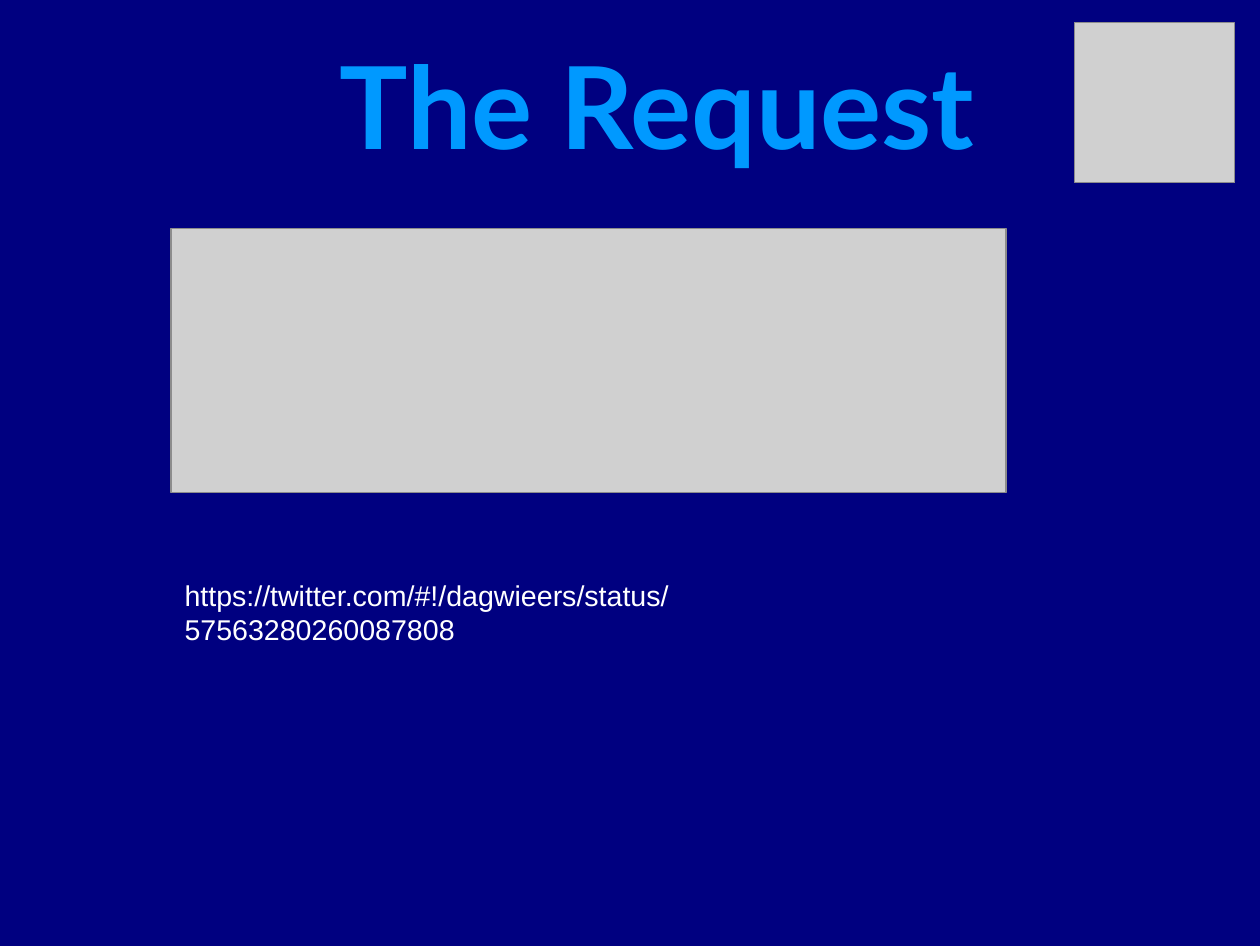
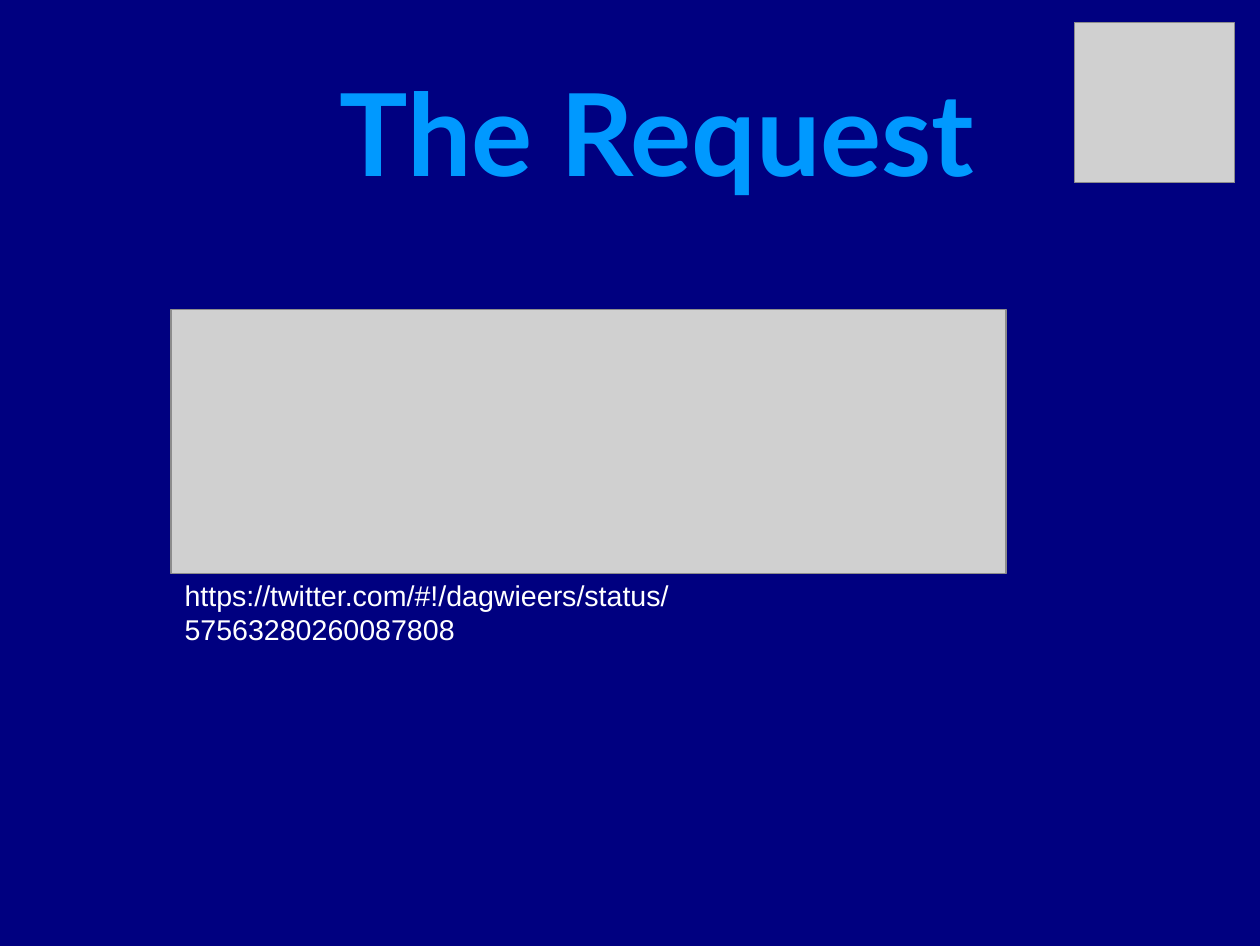
Before and after one commit to gooseproject/main, a slide deck: slide 4 of presentations/rebuilding_enterprise_linux-the_community_way.odp. Drawn at 1260x946 pixels with LibreOffice and Linux fonts; fonts in the diff are those of the drawing; grey boxes stand for pictures. Boxes give left, top, right and bottom in pixels: in the first picture for what was removed or moved away, otherwise in the second. Text is boxed around its words. In the diff, an @@ line names an element or a change of style, - is before the commit and + after.

```diff
--- a/presentations/rebuilding_enterprise_linux-the_community_way.odp
+++ b/presentations/rebuilding_enterprise_linux-the_community_way.odp
@@ text "The Request": place and size @@
-text "The Request" at (340,64,975,168)
+text "The Request" at (340,91,975,195)
@@ picture: place and size @@
-picture at (172,229,1006,492)
+picture at (172,310,1006,573)
```
Also in this commit, not shown: 12 other slides changed, 6 slides added, 3 other files.
